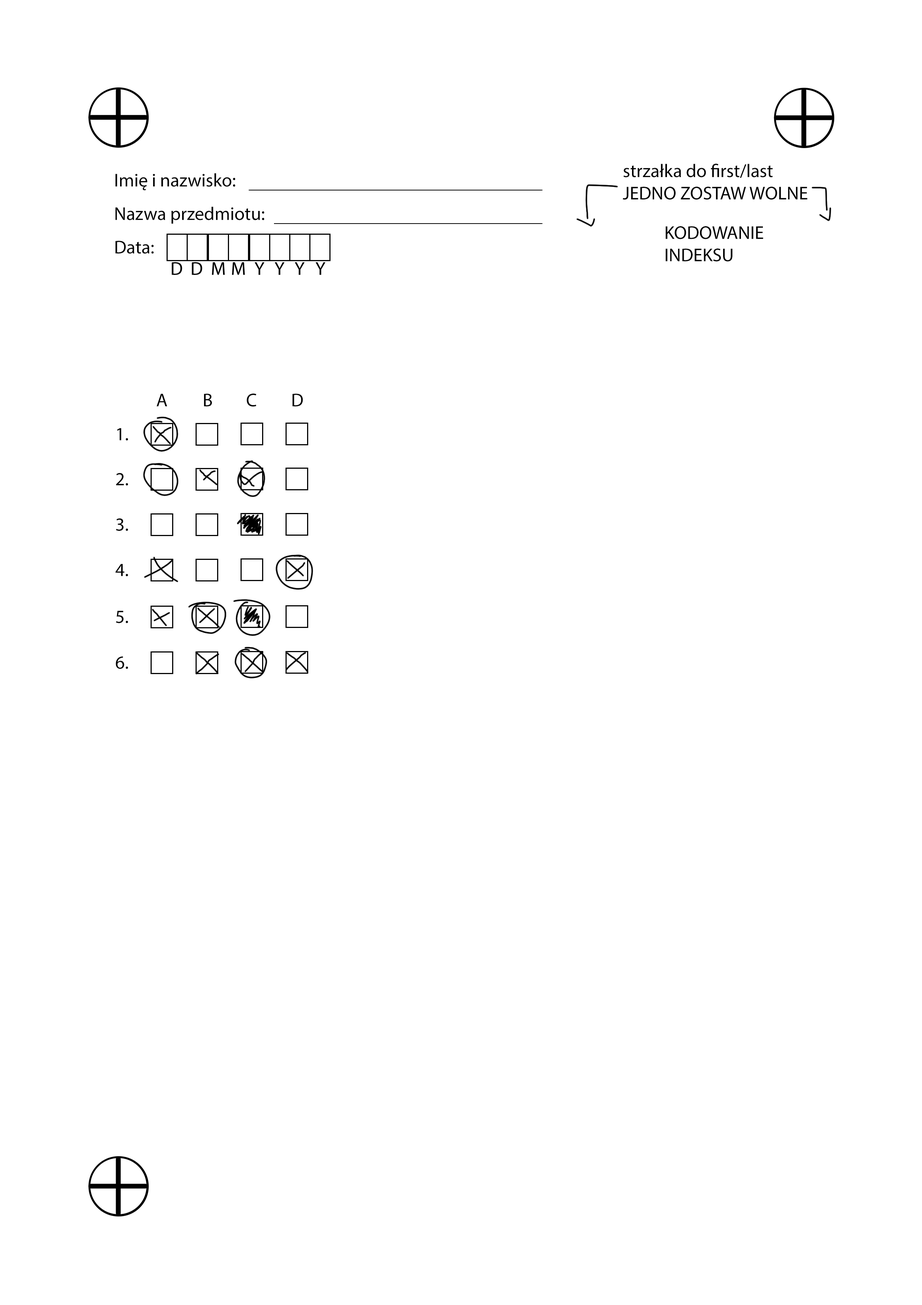
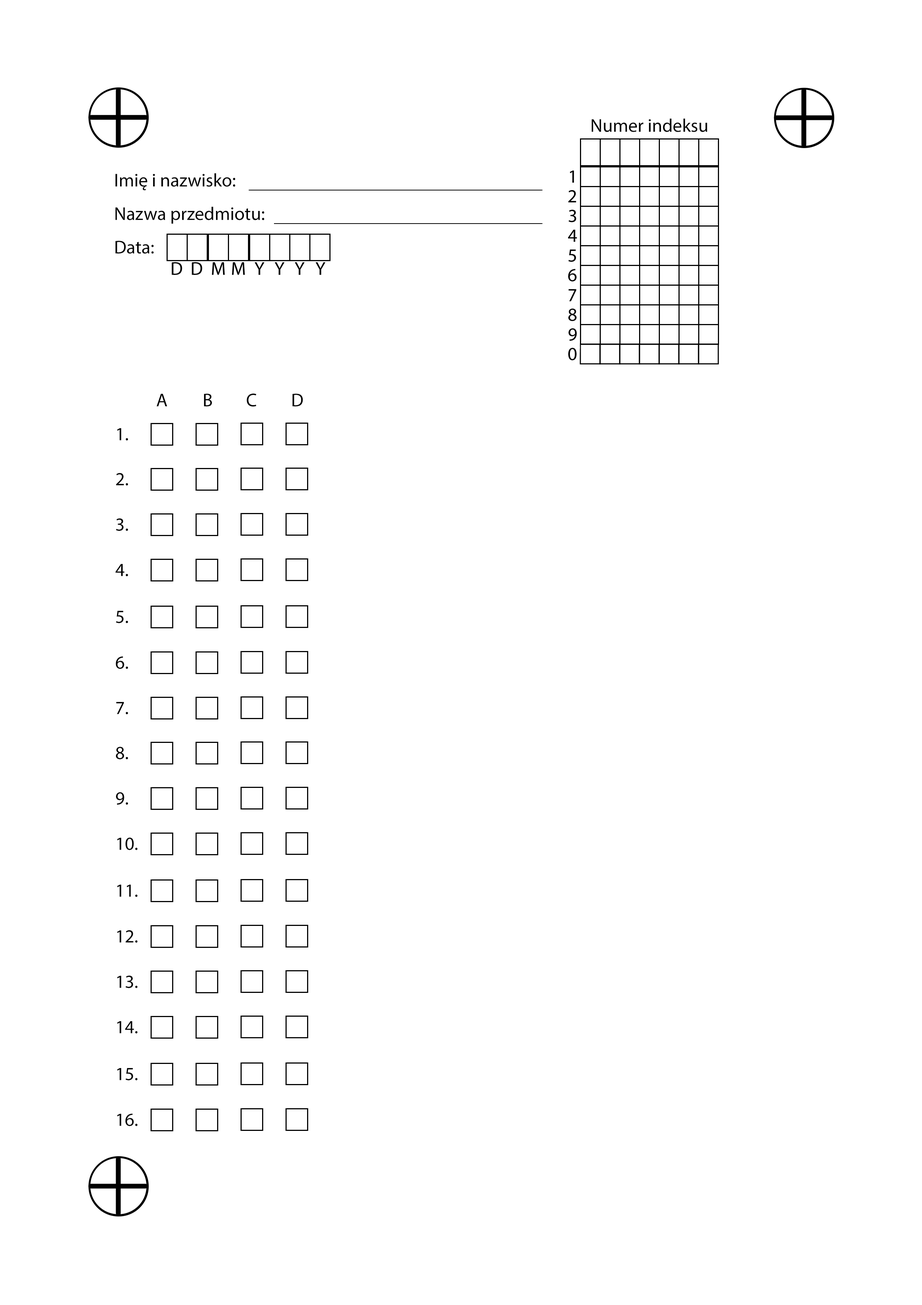
Layered file, before and after one edit (922x1305). Changes by layer:
hid "Warstwa 5" over [151, 598, 309, 679]
hid "Example Circled Answers" over [142, 416, 314, 590]
hid "Example Answers" over [143, 425, 306, 583]
removed layer "KODOWANIE INDEKSU" from group "Kodowanie Indeksu" over [665, 226, 764, 262]
removed layer "strzałka do first/last JEDNO ZOSTAW WOLNE" from group "Kodowanie Indeksu" over [622, 163, 808, 200]
added layer "Numer indeksu" in group "Kodowanie Indeksu" over [591, 118, 708, 133]
added layer "Indeksy numery" in group "Kodowanie Indeksu" over [568, 170, 578, 361]
renamed "Warstwa 4" to "Indeks kodowanie grid", painted on it over [576, 166, 832, 365]
added layer "Indeks Number Input" in group "Kodowanie Indeksu" over [580, 138, 720, 167]
added layer "Prostokąt 1" (1st of 64, in "Answers Grid" › "More rows") in group "More rows" over [285, 1107, 309, 1131]
added layer "Prostokąt 1" (2nd of 64, in "Answers Grid" › "More rows") in group "More rows" over [240, 1107, 264, 1131]
added layer "Prostokąt 1" (7th of 64, in "Answers Grid" › "More rows") in group "More rows" over [195, 1062, 219, 1086]
added layer "Prostokąt 1" (8th of 64, in "Answers Grid" › "More rows") in group "More rows" over [150, 1062, 174, 1086]
added layer "Prostokąt 1" (9th of 64, in "Answers Grid" › "More rows") in group "More rows" over [285, 1015, 309, 1039]
added layer "Prostokąt 1" (10th of 64, in "Answers Grid" › "More rows") in group "More rows" over [240, 1015, 264, 1039]
added layer "Prostokąt 1" (11th of 64, in "Answers Grid" › "More rows") in group "More rows" over [195, 1015, 219, 1039]
added layer "Prostokąt 1" (12th of 64, in "Answers Grid" › "More rows") in group "More rows" over [150, 1015, 174, 1039]
added layer "Prostokąt 1" (13th of 64, in "Answers Grid" › "More rows") in group "More rows" over [285, 969, 309, 993]
added layer "Prostokąt 1" (14th of 64, in "Answers Grid" › "More rows") in group "More rows" over [240, 969, 264, 993]
…and 40 more changes (40 added)
